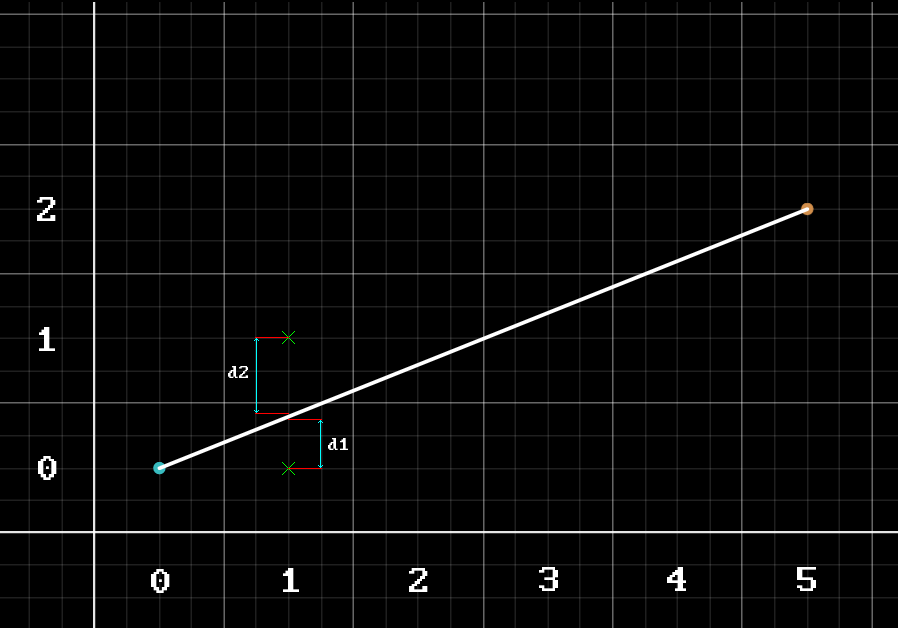
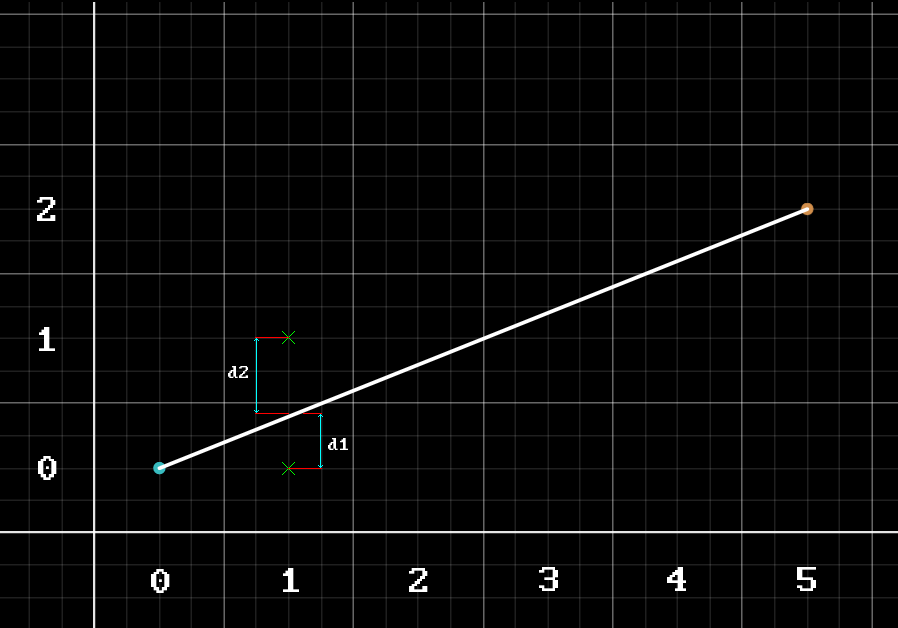
Comparing the layer stacks of the two w=898, h=628 images. Changes:
painted on "Ruler" over [288, 413, 323, 423]
